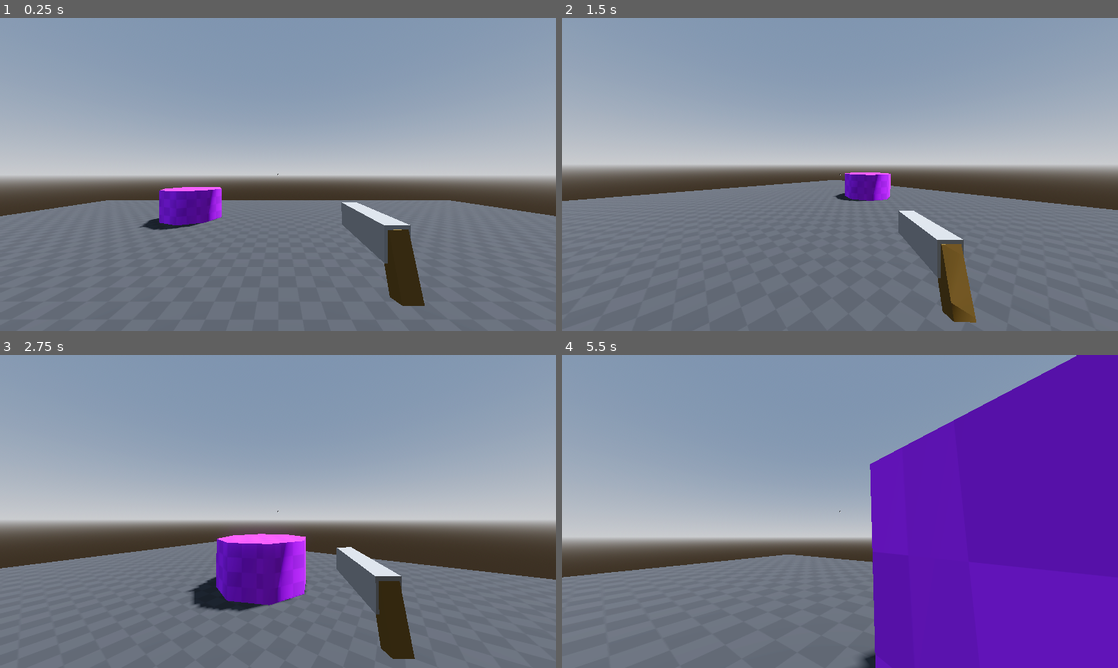
Above: before the commit, frames 1-4 (two rows, left to right).
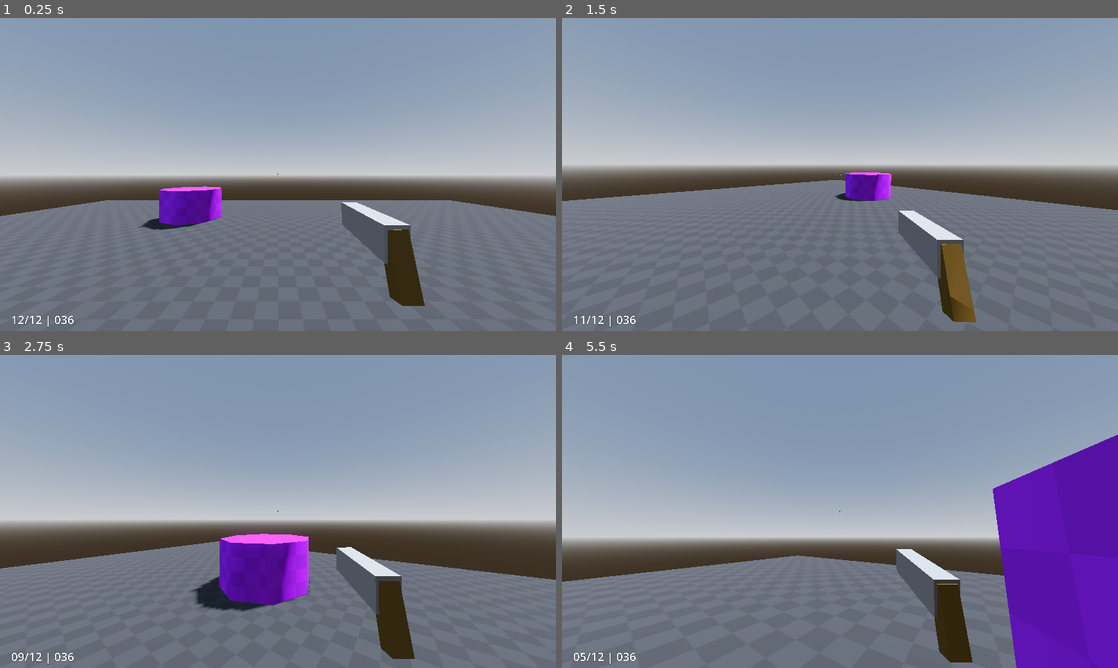
Above: after the commit, the same moments.

Repository: jsmiththree/AgoniumBingus
Game: Godot game, scene res://Scenes/game_manager.tscn
The game is run twice, just before and just after one commit, with the same random seed, the same clock (stepped at 60 frames per second) and the same inputs.
Inputs (mouse positions are in pixels of both pictures, inside the frame that each line leads up to):
- Up to frame 1 (0.25 s): no input
- Up to frame 2 (1.5 s): tap Enter at 0.5 s; move the mouse to (962, 158) at 0.52 s; press the mouse at (962, 158) at 0.53 s; hold D (input_move_right) 0.53-1.28 s; tap Space (input_action_jump) at 0.77 s; move the mouse to (812, 174) at 1.27 s; release the mouse at (812, 174) at 1.28 s; hold W (input_move_forward) from 1.28 s (still down); tap Ctrl (input_action_crouch) at 1.35 s
- Up to frame 3 (2.75 s): keep holding W (input_move_forward); tap Space (input_action_jump) at 1.52 s; click (250, 511) at 1.55 s; move the mouse to (289, 505) at 2.02 s; press the mouse at (289, 505) at 2.03 s; tap E (input_action_interact) at 2.1 s
- Up to frame 4 (5.5 s): keep holding W (input_move_forward); move the mouse to (834, 517) at 2.77 s; release the mouse at (834, 517) at 2.78 s; tap Shift (input_action_sprint) at 2.85 s; tap Space (input_action_jump) at 3.02, 3.77, 4.52 s; click (834, 517) at 3.05 s; move the mouse to (878, 514) at 3.52 s; press the mouse at (878, 514) at 3.53 s; move the mouse to (795, 508) at 4.27 s; release the mouse at (795, 508) at 4.28 s; click (795, 508) at 4.35 s; move the mouse to (845, 511) at 5.02 s; hold Ctrl (input_action_crouch) from 5.03 s (still down); click (845, 511) at 5.3 s

The runs differ from the first frame. In frame 1, 0.2% of the frame differs, in the area x 0-100%, y 53-99%; in frame 2, 0.2%; in frame 3, 0.8%; in frame 4, 25%, in the area x 0-100%, y 0-100%.

Commit message:
ammo system kind of

Diff:
--- a/Scenes/Modules/interaction_module_lever.tscn
+++ b/Scenes/Modules/interaction_module_lever.tscn
@@ -183,7 +183,6 @@
 skeleton = NodePath("")
 
 [node name="Lever" type="MeshInstance3D" parent="Lever"]
-transform = Transform3D(1, 0, 0, 0, 1, 0, 0, 0, 1, 0, 0, 0)
 mesh = SubResource("ArrayMesh_22bme")
 skeleton = NodePath("")
 
--- a/Scenes/Modules/weapon_module.gd
+++ b/Scenes/Modules/weapon_module.gd
@@ -6,16 +6,28 @@
 @onready var animation : AnimationPlayer = %AnimationPlayer
 @onready var muzzle_flash_origin: Marker3D = %MuzzleFlashOrigin
 
+var magazine_size : int = 12
+var loaded_ammo : int = 12
+var total_ammo_pool : int = 36
+
+func _ready() -> void:
+	await owner.ready
+	GlobalVar.player.ui_controller.set_ammo_count(loaded_ammo, magazine_size, total_ammo_pool)
 
 func fire_weapon() -> void:
 	if animation.is_playing(): return
 
-	animation.play('weapon_fire', -1, 6.0)
+	if loaded_ammo > 0:
+		animation.play('weapon_fire', -1, 6.0)
 
-	GlobalFunc.camera_shake(GlobalVar.player.camera)
+		GlobalFunc.camera_shake(GlobalVar.player.camera)
 
-	GlobalVar.player.camera_controller.trigger_camera_kickback()
+		GlobalVar.player.camera_controller.trigger_camera_kickback()
 
-	var muzzle_flash : GPUParticles3D = muzzle_flash_particle.instantiate()
-	muzzle_flash_origin.add_child(muzzle_flash)
-	muzzle_flash.emitting = true
+		var muzzle_flash : GPUParticles3D = muzzle_flash_particle.instantiate()
+		muzzle_flash_origin.add_child(muzzle_flash)
+		muzzle_flash.emitting = true
+
+		loaded_ammo -= 1
+
+		GlobalVar.player.ui_controller.set_ammo_count(loaded_ammo, magazine_size, total_ammo_pool)
--- a/Scenes/Player/camera_controller.gd
+++ b/Scenes/Player/camera_controller.gd
@@ -20,7 +20,6 @@
 var _camera_rotation : Vector3
 var _is_camera_kickback : bool = false
 var _kickback_strength : float = 0.0
-var _target_kickback_strength : float = 0.0
 
 var player : PlayerController
 
@@ -47,15 +46,12 @@
 	_update_camera_movement(delta)
 
 func _update_camera_movement(delta: float) -> void:
-	## set kickback for vertical recoil
-	if _is_camera_kickback: _kickback_strength = _target_kickback_strength
-
 	## set and clamp horizontal mouse movement
 	_mouse_rotation.x += (_tilt_input + _kickback_strength) * delta
 	_mouse_rotation.x  = clamp(_mouse_rotation.x, camera_tilt_lower_limit, camera_tilt_upper_limit)
 
 	## adjust kickback for horizontal recoil
-	_kickback_strength = _kickback_strength * 0.3
+	_kickback_strength = _kickback_strength * 0.2
 
 	## set vertical mouse movement
 	_mouse_rotation.y += (_rotation_input + _kickback_strength * GlobalFunc.random_negative()) * delta
@@ -79,9 +75,9 @@
 	_rotation_input = 0.0
 	_tilt_input = 0.0
 
+
 func set_camera_bob(enabled: bool = false, speed: float = 2.5, rate: float = 2.0, width: float = 0.15, height: float = 0.15) -> void:
 	bob_enabled = enabled
-
 	bob_speed = speed
 	bob_rate = rate
 	max_bob_width = width
@@ -90,10 +86,10 @@
 
 func trigger_camera_kickback() -> void:
 	_is_camera_kickback = true
-	_target_kickback_strength = 2.0
+	_kickback_strength = 2.0
 
 
-func trigger_camera_jump_bounce(_drop_strength: float = 0.08) -> void:
+func trigger_camera_jump_bounce(_drop_strength: float = 0.1) -> void:
 	var tween : Tween = create_tween()
 	_drop_strength = abs(_drop_strength)
 	tween.tween_property(bounce_pivot, 'position:y', -_drop_strength, 0.05)
--- a/Scenes/Player/player_controller.gd
+++ b/Scenes/Player/player_controller.gd
@@ -7,6 +7,7 @@
 @onready var camera: Camera3D = %Camera3D
 @onready var camera_controller: Node3D = %CameraController
 @onready var animation: AnimationPlayer = %AnimationPlayer
+@onready var ui_controller: PlayerUIController = %PlayerUIController
 
 var current_state : String
 var move_speed : float #= 4.0
--- a/Scenes/Player/player_controller.tscn
+++ b/Scenes/Player/player_controller.tscn
@@ -1,6 +1,7 @@
-[gd_scene load_steps=16 format=3 uid="uid://dk2tkf0ldrdy7"]
+[gd_scene load_steps=17 format=3 uid="uid://dk2tkf0ldrdy7"]
 
 [ext_resource type="Script" uid="uid://dw8rmdnrmi1sm" path="res://Scenes/Player/player_controller.gd" id="1_k0pio"]
+[ext_resource type="PackedScene" uid="uid://bntgiurflnc3t" path="res://Scenes/Player/player_ui_controller.tscn" id="2_kkda2"]
 [ext_resource type="Script" uid="uid://budjn4hv2cb7i" path="res://Scenes/Player/camera_controller.gd" id="2_r5hck"]
 [ext_resource type="Script" uid="uid://cbfoht08xcyi6" path="res://Scripts/StateMachine/state_machine.gd" id="3_kfrkp"]
 [ext_resource type="Script" uid="uid://db8cfnri6k31c" path="res://Scenes/Player/PlayerStates/player_state_idle.gd" id="3_veqsw"]
@@ -156,6 +157,11 @@
 [node name="PlayerController" type="CharacterBody3D"]
 script = ExtResource("1_k0pio")
 
+[node name="UILayer" type="CanvasLayer" parent="."]
+
+[node name="PlayerUIController" parent="UILayer" instance=ExtResource("2_kkda2")]
+unique_name_in_owner = true
+
 [node name="DebugPanel" type="CanvasLayer" parent="."]
 script = ExtResource("6_uta3u")
 
--- /dev/null
+++ b/Scenes/Player/player_ui_controller.gd
@@ -0,0 +1,18 @@
+extends Control
+class_name PlayerUIController
+
+
+@onready var ammo_counter: Label = %AmmoCounter
+
+
+func set_ammo_count(_loaded_count: int, _mag_size: int, _total_count: int) -> void:
+	var _loaded : String = str(_loaded_count)
+	var _mag : String = str(_mag_size)
+	var _total : String = str(_total_count)
+
+	if _loaded_count < 10: _loaded = '0%s' % _loaded
+	if _mag_size < 10: _mag = '0%s' % _mag
+	if _total_count < 100: _total = '0%s' % _total
+	if _total_count < 10: _total = '0%s' % _total
+
+	ammo_counter.text = '%s/%s | %s' % [_loaded, _mag, _total]
--- /dev/null
+++ b/Scenes/Player/player_ui_controller.tscn
@@ -0,0 +1,43 @@
+[gd_scene load_steps=2 format=3 uid="uid://bntgiurflnc3t"]
+
+[ext_resource type="Script" uid="uid://d158kkvhxtrtn" path="res://Scenes/Player/player_ui_controller.gd" id="1_jvu7n"]
+
+[node name="PlayerUIController" type="Control"]
+layout_mode = 3
+anchors_preset = 15
+anchor_right = 1.0
+anchor_bottom = 1.0
+grow_horizontal = 2
+grow_vertical = 2
+mouse_filter = 2
+script = ExtResource("1_jvu7n")
+
+[node name="VBoxContainer" type="VBoxContainer" parent="."]
+layout_mode = 1
+anchors_preset = -1
+anchor_right = 1.0
+anchor_bottom = 1.0
+mouse_filter = 2
+alignment = 2
+
+[node name="HBoxContainer" type="HBoxContainer" parent="VBoxContainer"]
+layout_mode = 2
+mouse_filter = 2
+
+[node name="MarginContainer" type="MarginContainer" parent="VBoxContainer/HBoxContainer"]
+layout_mode = 2
+mouse_filter = 2
+theme_override_constants/margin_right = 32
+
+[node name="AmmoCounter" type="Label" parent="VBoxContainer/HBoxContainer"]
+unique_name_in_owner = true
+layout_mode = 2
+theme_override_constants/outline_size = 3
+theme_override_font_sizes/font_size = 40
+text = "10/10 | 120"
+horizontal_alignment = 1
+vertical_alignment = 1
+
+[node name="MarginContainer" type="MarginContainer" parent="VBoxContainer"]
+layout_mode = 2
+theme_override_constants/margin_top = 8
Not shown, added: Scenes/Player/player_ui_controller.gd.uid
